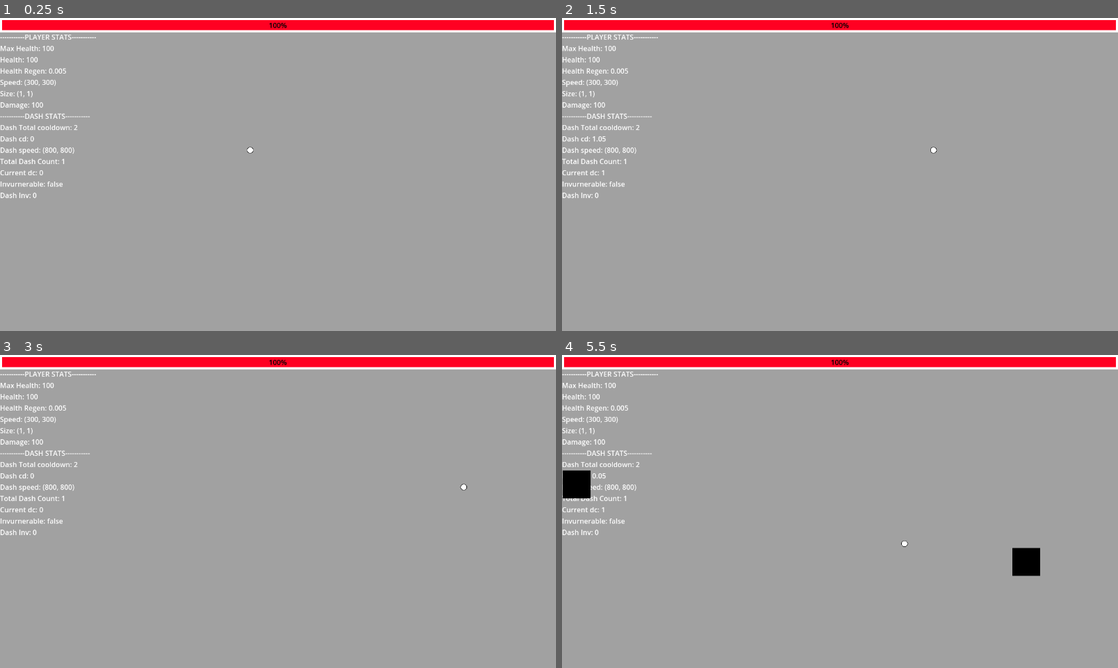
Above: before the commit, frames 1-4 (two rows, left to right).
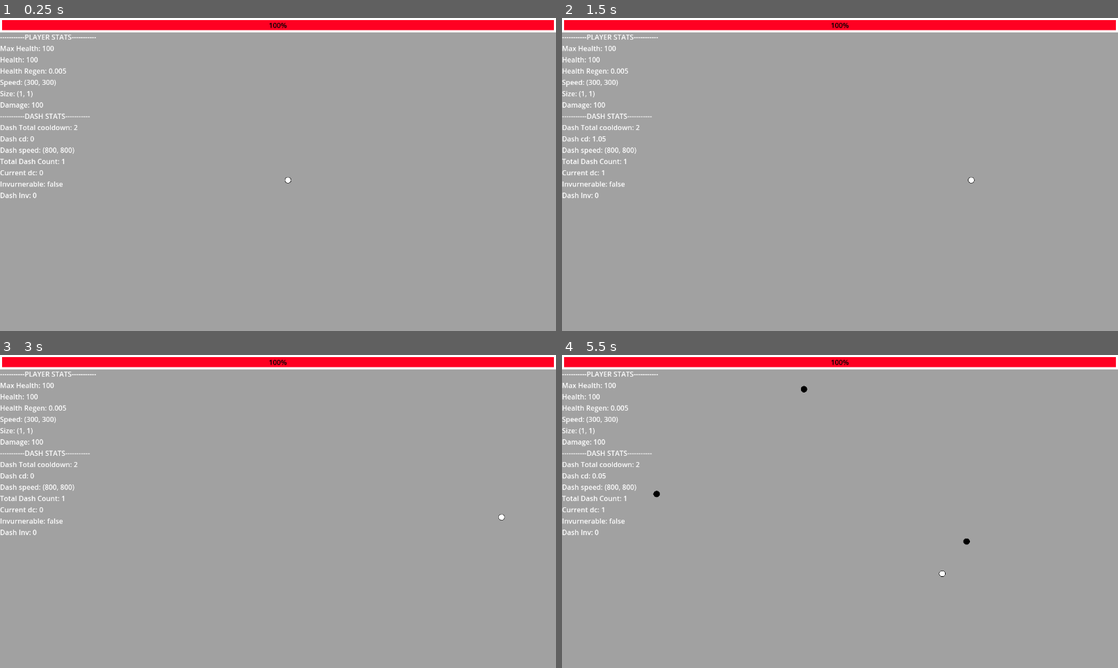
Above: after the commit, the same moments.

Repository: Let-Me-Use-A-Username/Geometrical
Game: Godot game, scene res://src/Scenes/Levels/level.tscn
Two runs of this game, one before a commit and one after it. Both use one fixed random seed, a clock stepped at 60 frames per second and the inputs below.
Inputs (mouse positions are in pixels of both pictures, inside the frame that each line leads up to):
- Up to frame 1 (0.25 s): no input
- Up to frame 2 (1.5 s): tap Enter at 0.5 s; move the mouse to (962, 158) at 0.52 s; hold D (right) 0.53-1.25 s; hold Space (dash) 0.53-1.25 s; click (962, 158) at 0.67 s; drag from (728, 190) to (934, 149) at 1.27 s
- Up to frame 3 (3 s): tap Space (dash) at 2 s; move the mouse to (333, 442) at 2.02 s; hold D (right) 2.03-2.75 s; hold F (secondary_ability) 2.03-2.75 s; click (333, 442) at 2.17 s; drag from (250, 574) to (461, 486) at 2.77 s
- Up to frame 4 (5.5 s): move the mouse to (1006, 558) at 3.52 s; hold A (left) 3.53-4.25 s; hold Space (dash) 3.53-4.25 s; click (1006, 558) at 3.67 s; drag from (673, 464) to (1062, 580) at 4.27 s; move the mouse to (867, 511) at 5.02 s; hold S (down) from 5.03 s (still down); hold F (secondary_ability) from 5.03 s (still down); click (867, 511) at 5.17 s

The runs differ from the first frame. In frame 1, less than 0.1% of the frame differs, in the area x 44-53%, y 41-53%; in frame 2, less than 0.1%; in frame 3, less than 0.1%; in frame 4, 1.0%, in the area x 0-86%, y 9-71%.
Error before the commit: Invalid access of index '1' on a base object of type: 'Array'. (res://src/Scenes/Actors/Player.gd:112)
Error after the commit: Invalid access of index '1' on a base object of type: 'Array'. (res://src/Scenes/Actors/Player.gd:111)

Commit message:
Added virtual joystick for mobile support

Diff:
--- /dev/null
+++ b/default_env.tres
@@ -0,0 +1,7 @@
+[gd_resource type="Environment" load_steps=2 format=2]
+
+[sub_resource type="ProceduralSky" id=1]
+
+[resource]
+background_mode = 2
+background_sky = SubResource( 1 )
--- a/src/Scenes/Actors/Actor_States/PlayerStates/Move.gd
+++ b/src/Scenes/Actors/Actor_States/PlayerStates/Move.gd
@@ -32,6 +32,7 @@
 		can_dash = false
 		state_machine._transition_to_state(self, state_machine.states.get('Dash'), {'target_obj.speed_modifier': 5})
 
+
 func _handle_input(_event: InputEvent) -> void:
 	pass
 
--- a/src/Scenes/Actors/Player.gd
+++ b/src/Scenes/Actors/Player.gd
@@ -57,7 +57,6 @@
 	#Ability Signals
 	freeze_enemy.connect(get_parent()._freeze_objects)
 	shockwave.connect(get_parent()._shockwave)
-	doppelganger.connect(get_node("Doppelganger")._initiate_doppelganger)
 	#Properties
 	_append_property_list()
 	_update_property_list()
--- a/src/Scenes/Actors/Player.tscn
+++ b/src/Scenes/Actors/Player.tscn
@@ -7,7 +7,10 @@
 [ext_resource type="Script" path="res://src/Scenes/Actors/Actor_States/PlayerStates/Move.gd" id="5_pwcfs"]
 [ext_resource type="Script" path="res://src/Scenes/Actors/Actor_States/PlayerStates/Dash.gd" id="6_dhbsk"]
 [ext_resource type="Script" path="res://src/Scenes/Actors/Actor_Abilities/PlayerAbilities/upgrade_factory.gd" id="7_b61lc"]
-[ext_resource type="Script" path="res://src/Scenes/Actors/Actor_Abilities/PlayerAbilities/Doppelganger.gd" id="8_ryado"]
+[ext_resource type="Script" path="res://src/Scenes/Objects/Input_Handler.gd" id="9_on76a"]
+[ext_resource type="Script" path="res://src/Scenes/External/joystick/virtual_joystick.gd" id="9_xhkwm"]
+[ext_resource type="Texture2D" uid="uid://bm30au8mjfc2f" path="res://src/Scenes/External/joystick/textures/joystick_base_outline.png" id="10_u7rug"]
+[ext_resource type="Texture2D" uid="uid://dt13r06u87fib" path="res://src/Scenes/External/joystick/textures/joystick_tip_arrows.png" id="11_y5c6k"]
 
 [sub_resource type="CircleShape2D" id="CircleShape2D_rqwmu"]
 radius = 7.0
@@ -75,7 +78,60 @@
 [node name="Upgrade_Factory" type="Node" parent="."]
 script = ExtResource("7_b61lc")
 
-[node name="Doppelganger" type="Node" parent="."]
-script = ExtResource("8_ryado")
+[node name="UI" type="CanvasLayer" parent="."]
+process_mode = 3
+script = ExtResource("9_on76a")
+
+[node name="Virtual Joystick" type="Control" parent="UI"]
+layout_mode = 3
+anchors_preset = 2
+anchor_top = 1.0
+anchor_bottom = 1.0
+offset_left = 3.0
+offset_top = -387.0
+offset_right = 303.0
+offset_bottom = -87.0
+grow_vertical = 0
+script = ExtResource("9_xhkwm")
+visibility_mode = 1
+action_left = "left"
+action_right = "right"
+action_up = "up"
+action_down = "down"
+
+[node name="Base" type="TextureRect" parent="UI/Virtual Joystick"]
+layout_mode = 1
+anchors_preset = 8
+anchor_left = 0.5
+anchor_top = 0.5
+anchor_right = 0.5
+anchor_bottom = 0.5
+offset_left = -100.0
+offset_top = -100.0
+offset_right = 100.0
+offset_bottom = 100.0
+grow_horizontal = 2
+grow_vertical = 2
+pivot_offset = Vector2(100, 100)
+mouse_force_pass_scroll_events = false
+texture = ExtResource("10_u7rug")
+stretch_mode = 5
+
+[node name="Tip" type="TextureRect" parent="UI/Virtual Joystick/Base"]
+layout_mode = 1
+anchors_preset = 8
+anchor_left = 0.5
+anchor_top = 0.5
+anchor_right = 0.5
+anchor_bottom = 0.5
+offset_left = -50.0
+offset_top = -50.0
+offset_right = 50.0
+offset_bottom = 50.0
+grow_horizontal = 2
+grow_vertical = 2
+pivot_offset = Vector2(50, 50)
+texture = ExtResource("11_y5c6k")
+stretch_mode = 5
 
 [connection signal="area_entered" from="CollitionArea" to="." method="_on_collition_area_area_entered"]
--- a/src/Scenes/External/joystick/virtual_joystick.tscn
+++ b/src/Scenes/External/joystick/virtual_joystick.tscn
@@ -1,8 +1,8 @@
 [gd_scene load_steps=4 format=3 uid="uid://dmr0fcamx7t56"]
 
-[ext_resource type="Script" path="res://joystick/virtual_joystick.gd" id="1_8x4dy"]
-[ext_resource type="Texture2D" uid="uid://bm30au8mjfc2f" path="res://joystick/textures/joystick_base_outline.png" id="2_jhjs2"]
-[ext_resource type="Texture2D" uid="uid://dt13r06u87fib" path="res://joystick/textures/joystick_tip_arrows.png" id="3_3etdg"]
+[ext_resource type="Script" path="res://src/Scenes/External/joystick/virtual_joystick.gd" id="1_8x4dy"]
+[ext_resource type="Texture2D" uid="uid://bm30au8mjfc2f" path="res://src/Scenes/External/joystick/textures/joystick_base_outline.png" id="2_jhjs2"]
+[ext_resource type="Texture2D" uid="uid://dt13r06u87fib" path="res://src/Scenes/External/joystick/textures/joystick_tip_arrows.png" id="3_3etdg"]
 
 [node name="Virtual Joystick" type="Control"]
 layout_mode = 3
--- a/src/Scenes/Levels/level.tscn
+++ b/src/Scenes/Levels/level.tscn
@@ -140,7 +140,7 @@
 layer_0/tile_data = PackedInt32Array(0, 65536, 0, 65536, 65536, 0, 131072, 65536, 1, 196608, 65536, 2, 262144, 65536, 3 …(100091 unchanged characters)…
 
 [node name="Player" parent="." instance=ExtResource("2_awi4q")]
-position = Vector2(576, 312)
+position = Vector2(663, 381)
 
 [node name="Enemy_Factory" parent="." instance=ExtResource("8_na3k6")]
 
--- a/src/Scenes/Objects/Enemy_factory.gd
+++ b/src/Scenes/Objects/Enemy_factory.gd
@@ -39,7 +39,7 @@
 
 	if time_passed < 30:
 		for num in range(wave_counter):
-			spawn_queue.push_back(enemy_square)
+			spawn_queue.push_back(enemy_circle)
 		return spawn_queue
 
 	return spawn_queue
--- /dev/null
+++ b/src/Scenes/Objects/Input_Handler.gd
@@ -0,0 +1,31 @@
+extends Node
+
+var _input_type: String
+@onready var joystick = get_node("Virtual Joystick") as VirtualJoystick
+
+func _init() -> void:
+	match OS.get_name():
+		"Android":
+			print_debug("Mobile Phone detected...\n")
+			_input_type = "Touch"
+
+		"Windows", "UWP", "Linux", "Web":
+			print_debug("Computer detected...\n")
+			_input_type = "Keyboard"
+			_disable_virtual_joystick()
+
+		_:
+			print_debug("Wasn't able to classify system...\n")
+			print_debug("Proceeding with keyboard inputs\n")
+			_input_type = "Keyboard"
+
+
+func _disable_virtual_joystick() -> void:
+	self.visible = false
+	self.process_mode = Node.PROCESS_MODE_DISABLED
+
+
+func _get_Input_Type() -> String:
+	if _input_type.length() > 1:
+		return _input_type
+	return "Keyboard"
Not shown: 1 places in src/Scenes/Actors/Player.tscn that only renumber resources
Not shown, changed: src/TODO.txt
